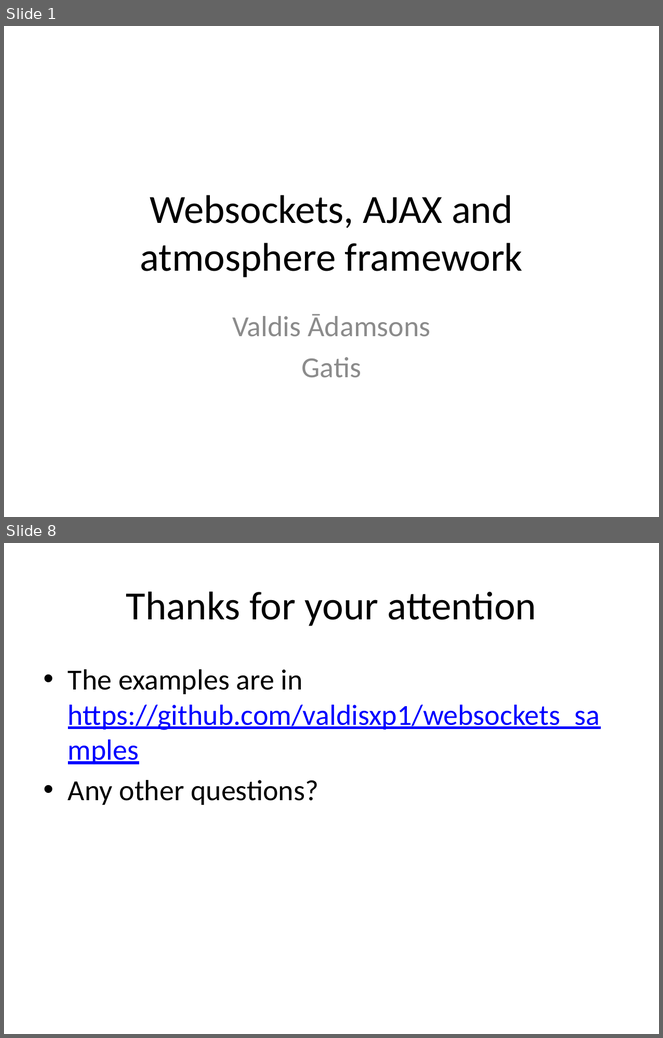
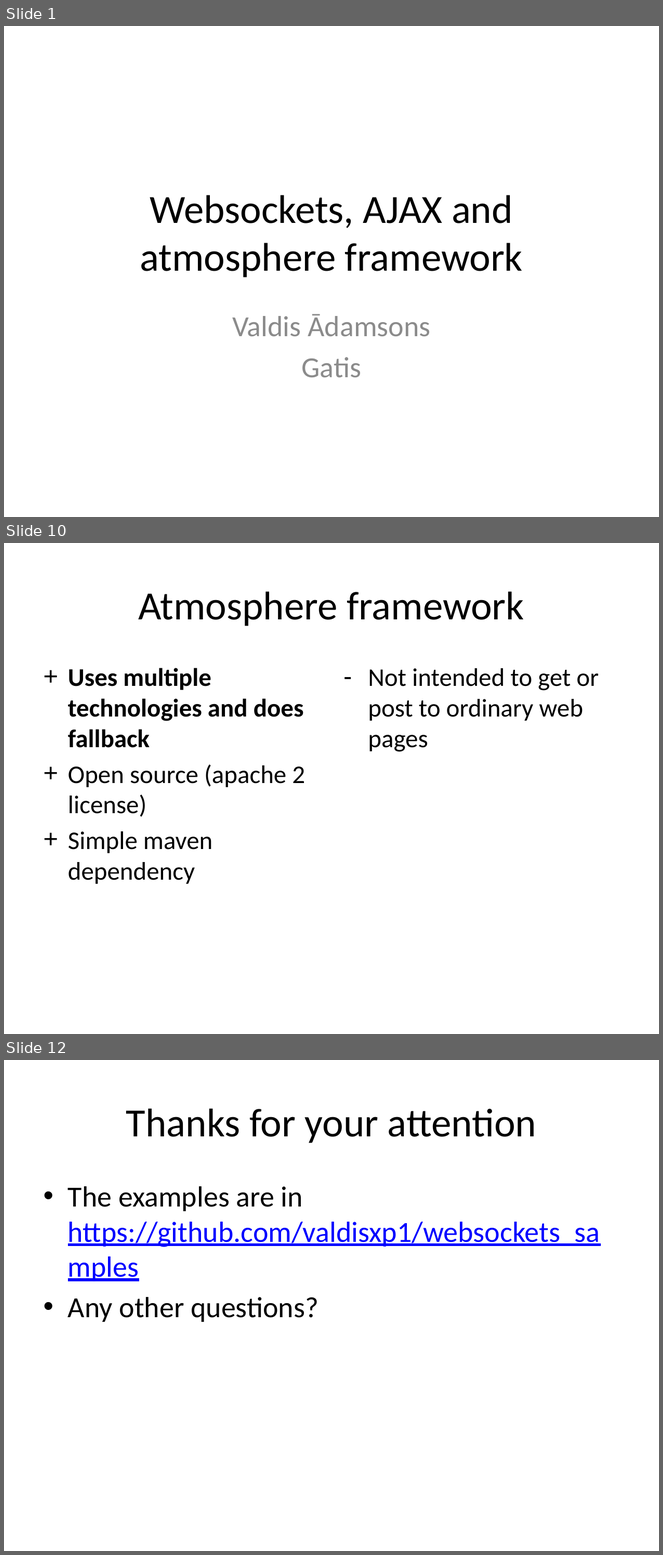
Before and after one commit to valdisxp1/websockets_samples, a slide deck: Atmoshere_and_websockets.pptx. Shown one above the other, each under a label of ours: slides 1 and 8 before the commit, slides 1, 10 and 12 after it; the slides between them are not shown. The pictures are 663x1038 and 663x1555 pixels, drawn with LibreOffice and Linux fonts; fonts in the diff are those of the drawing. Boxes give left, top, right and bottom in pixels: in the first picture for what was removed or moved away, otherwise in the second. Text is boxed around its words. In the diff, an @@ line names an element or a change of style, - is before the commit and + after.

```diff
--- a/Atmoshere_and_websockets.pptx
+++ b/Atmoshere_and_websockets.pptx
@@ slide 10 added at (4, 543, 659, 1034), background #FFFFFF @@
@@ title added at (138, 591, 525, 626), 44 pt, text #000000 @@
+Atmosphere framework
@@ text added at (68, 668, 305, 884), 28 pt, text #000000 @@
++ Uses multiple technologies and does fallback
++ Open source (apache 2 license)
++ Simple maven dependency
@@ text added at (368, 668, 599, 752), 28 pt, text #000000 @@
+– Not intended to get or post to ordinary web pages
@@ what was slide 8 is now slide 12 @@
```
Also in this commit, not shown: 2 slides changed, 7 other slides added, 4 slides removed.
